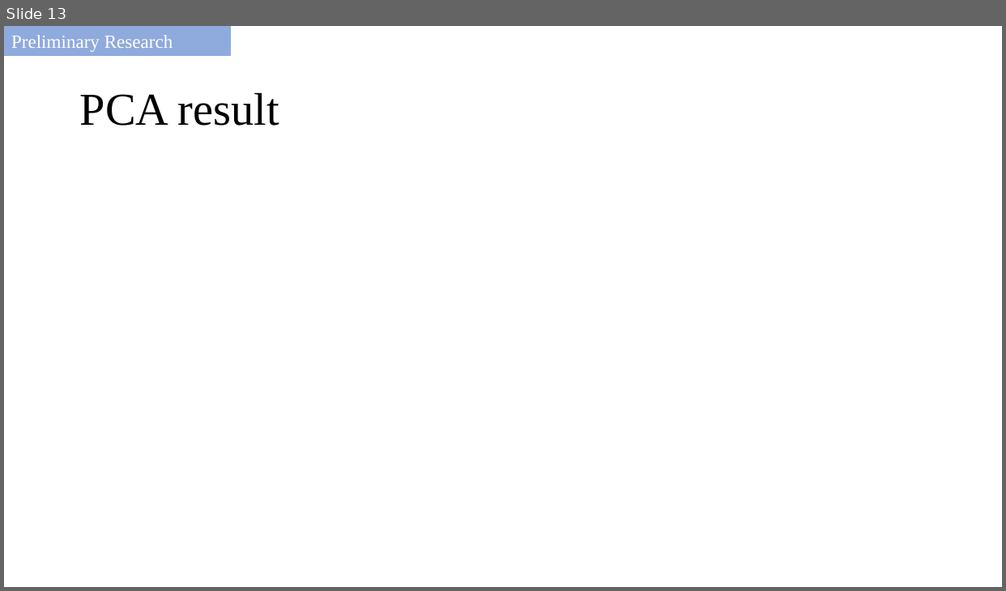
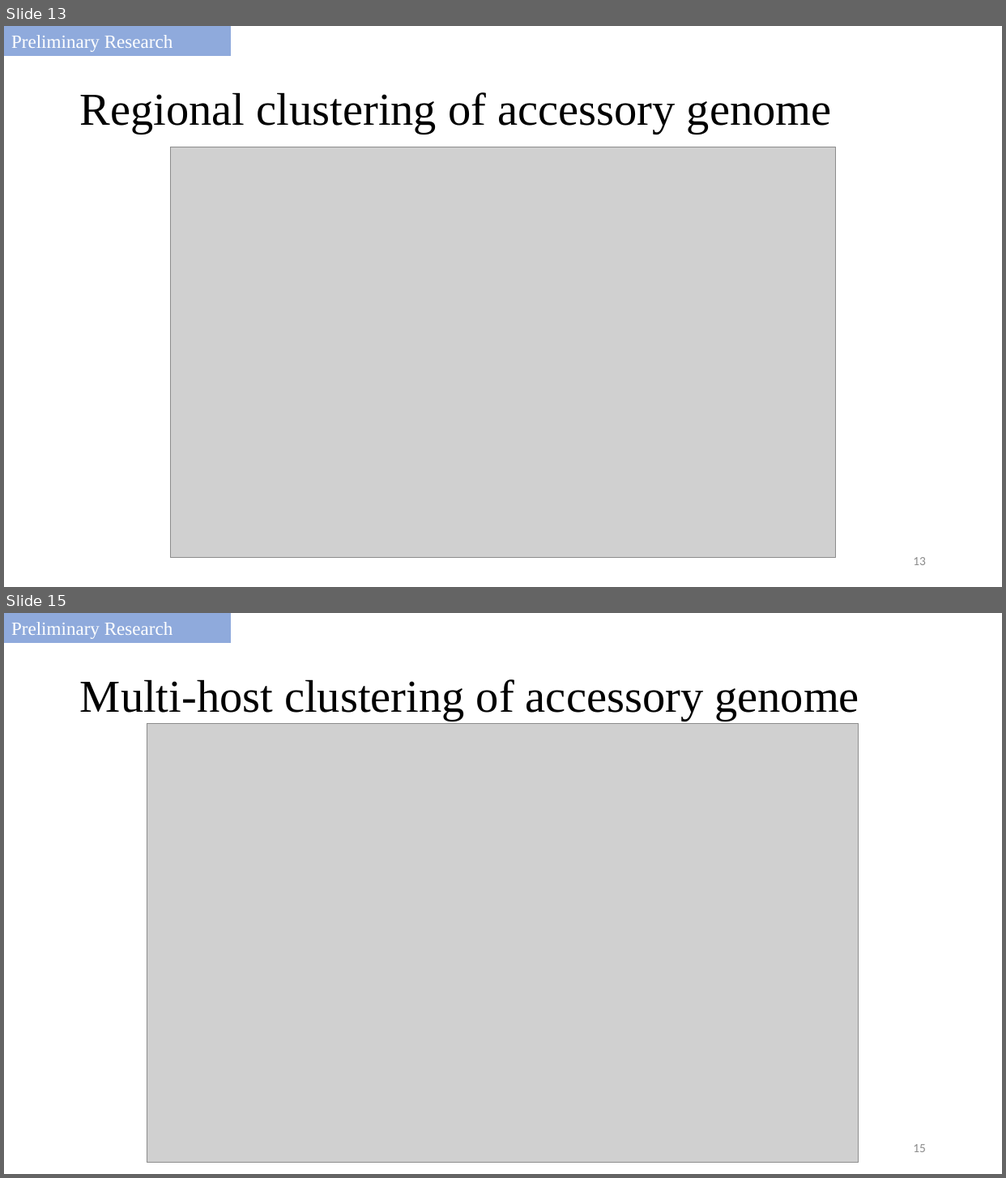
Before and after one commit to salvadorlab/Bovis-PangenomeOfReservoirs, a slide deck: Resources/2021_committeemeeting.pptx. Shown one above the other, each under a label of ours: slide 13 before the commit, slides 13 and 15 after it; the slides between them are not shown. The pictures are 1006x591 and 1006x1178 pixels, drawn with LibreOffice and Linux fonts; fonts in the diff are those of the drawing; grey boxes stand for pictures. Boxes give left, top, right and bottom in pixels: in the first picture for what was removed or moved away, otherwise in the second. Text is boxed around its words. In the diff, an @@ line names an element or a change of style, - is before the commit and + after.

```diff
--- a/Resources/2021_committeemeeting.pptx
+++ b/Resources/2021_committeemeeting.pptx
@@ slide 15 added at (4,613,1002,1174), background #FFFFFF @@
@@ rectangle added at (4,613,231,643), fill #8FAADC, outline #8FAADC 1 pt, 18 pt, text #FFFFFF @@
+Preliminary Research
@@ title added at (80,679,859,721), 44 pt, text #000000 @@
+Multi-host clustering of accessory genome
@@ picture added at (147,724,859,1162) @@
@@ page number added at (913,1144,926,1152), 12 pt, text #8C8C8C @@
+15
@@ slide 13 changed as well @@
@@ title at (80,92,832,134): text changed @@
-PCA result
+Regional clustering of accessory genome
@@ picture added at (170,147,836,557) @@
@@ page number added at (913,557,926,565), 12 pt, text #8C8C8C @@
+13
```
Also in this commit, not shown: 21 other slides changed, 2 other slides added, 1 slide removed.
